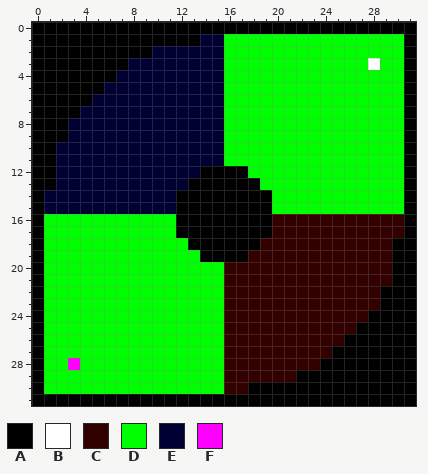
Pixel-art sprite -- resources/L3.png. Above, as it was before the edit.
The file is 32x32 pixels.
Palette (. is transparent): A #000000  B #ffffff  C #330000  D #00ff00  E #000033  F #ff00ff
Pixels before, first column x 0:
 0 AAAAAAAAAAAAAAAAAAAAAAAAAAAAAAAA
 1 AAAAAAAAAAAAAAEEDDDDDDDDDDDDDDDA
 2 AAAAAAAAAAEEEEEEDDDDDDDDDDDDDDDA
 3 AAAAAAAAEEEEEEEEDDDDDDDDDDDDBDDA
 4 AAAAAAAEEEEEEEEEDDDDDDDDDDDDDDDA
 5 AAAAAAEEEEEEEEEEDDDDDDDDDDDDDDDA
 6 AAAAAEEEEEEEEEEEDDDDDDDDDDDDDDDA
 7 AAAAEEEEEEEEEEEEDDDDDDDDDDDDDDDA
 8 AAAEEEEEEEEEEEEEDDDDDDDDDDDDDDDA
 9 AAAEEEEEEEEEEEEEDDDDDDDDDDDDDDDA
10 AAEEEEEEEEEEEEEEDDDDDDDDDDDDDDDA
11 AAEEEEEEEEEEEEEEDDDDDDDDDDDDDDDA
12 AAEEEEEEEEEEEEAAAADDDDDDDDDDDDDA
13 AAEEEEEEEEEEEAAAAAADDDDDDDDDDDDA
14 AEEEEEEEEEEEAAAAAAAADDDDDDDDDDDA
15 AEEEEEEEEEEEAAAAAAAADDDDDDDDDDDA
16 ADDDDDDDDDDDAAAAAAAACCCCCCCCCCCA
17 ADDDDDDDDDDDAAAAAAAACCCCCCCCCCCA
18 ADDDDDDDDDDDDAAAAAACCCCCCCCCCCAA
19 ADDDDDDDDDDDDDAAAACCCCCCCCCCCCAA
20 ADDDDDDDDDDDDDDDCCCCCCCCCCCCCCAA
21 ADDDDDDDDDDDDDDDCCCCCCCCCCCCCCAA
22 ADDDDDDDDDDDDDDDCCCCCCCCCCCCCAAA
23 ADDDDDDDDDDDDDDDCCCCCCCCCCCCCAAA
24 ADDDDDDDDDDDDDDDCCCCCCCCCCCCAAAA
25 ADDDDDDDDDDDDDDDCCCCCCCCCCCAAAAA
26 ADDDDDDDDDDDDDDDCCCCCCCCCCAAAAAA
27 ADDDDDDDDDDDDDDDCCCCCCCCCAAAAAAA
28 ADDFDDDDDDDDDDDDCCCCCCCCAAAAAAAA
29 ADDDDDDDDDDDDDDDCCCCCCAAAAAAAAAA
30 ADDDDDDDDDDDDDDDCCAAAAAAAAAAAAAA
31 AAAAAAAAAAAAAAAAAAAAAAAAAAAAAAAA
New version:
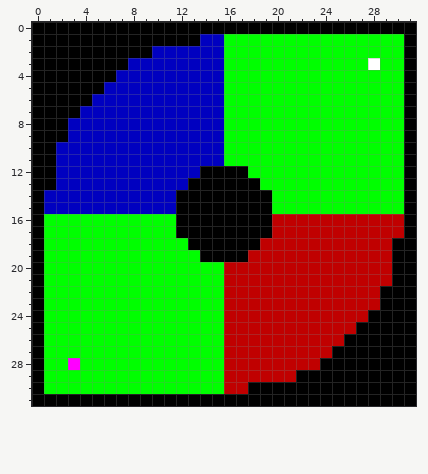
The exact change:
colour C: #330000 -> #c00000
colour E: #000033 -> #0000c0
Boxes around the changes in both pictures, in picture pixels (x1, y1, x2, y2):
changed: (44, 34, 224, 214)
changed: (224, 214, 404, 394)
